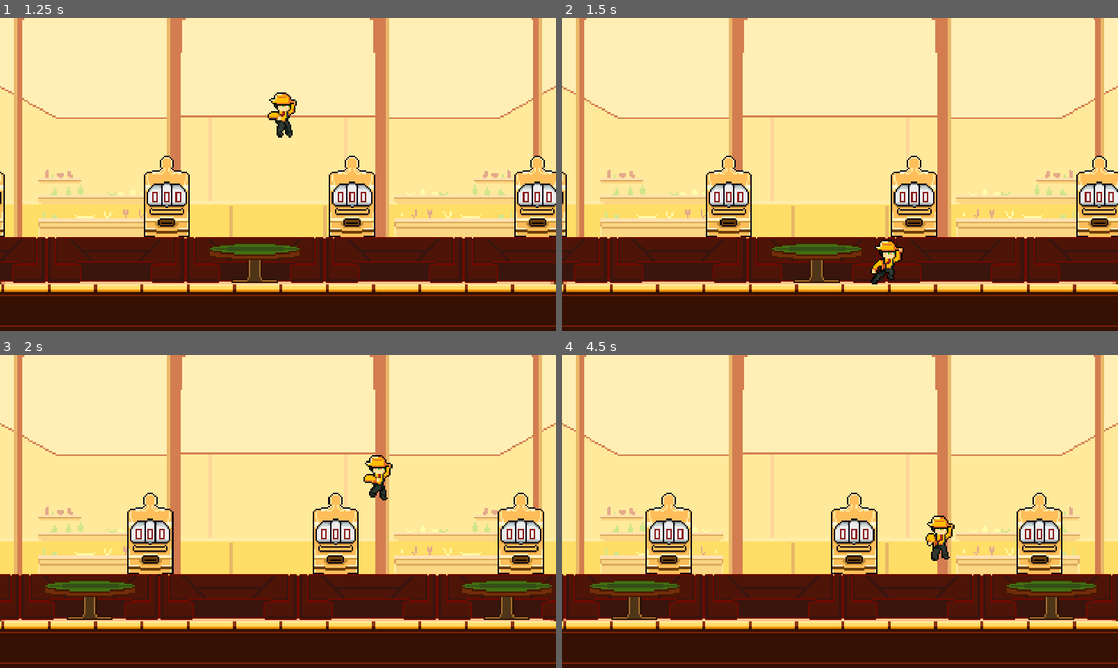
Above: before the commit, frames 1-4 (two rows, left to right).
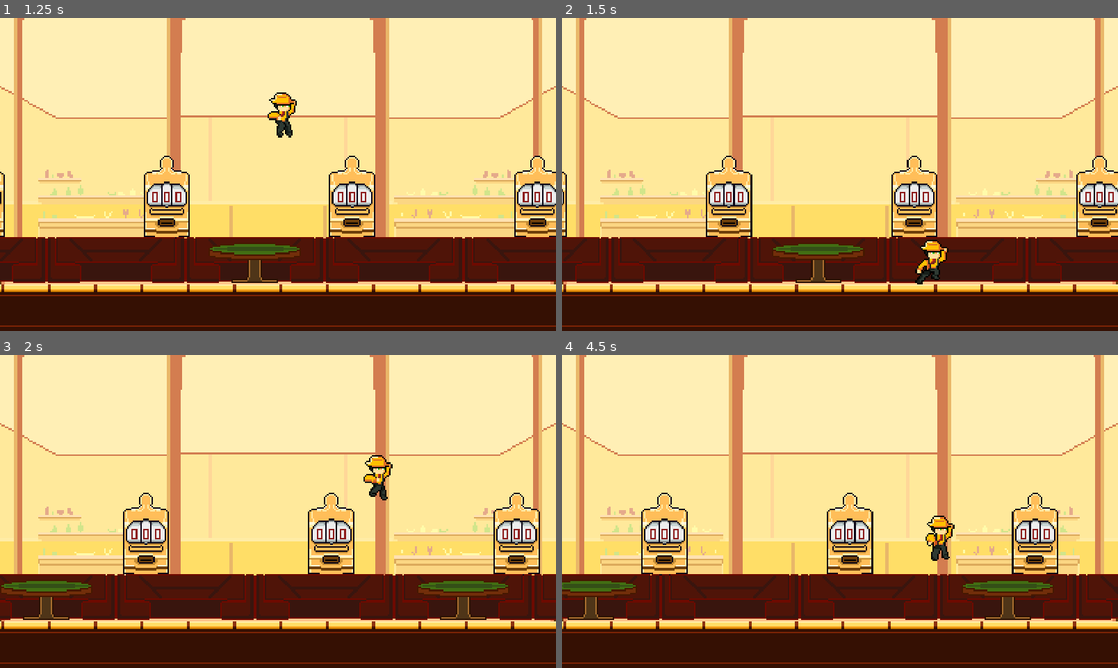
Above: after the commit, the same moments.

Repository: Ruilesser/GamePop
Game: Godot game, scene res://scenes/game/Start_Menu.tscn
Two runs of this game, one before a commit and one after it. Both use one fixed random seed, a clock stepped at 60 frames per second and the inputs below.
Inputs:
- Up to frame 1 (1.25 s): click "Play Game!" at 0.5 s
- Up to frame 2 (1.5 s): tap Enter (ui_accept) at 1.25 s; hold Right (ui_right) from 1.28 s (still down)
- Up to frame 3 (2 s): keep holding Right (ui_right); tap Enter (ui_accept) at 1.52 s
- Up to frame 4 (4.5 s): tap Enter (ui_accept) at 2.27, 3.77 s; release Right (ui_right) at 2.78 s; hold Left (ui_left) 2.78-3.53 s; hold Right (ui_right) from 3.53 s (still down)

Frame 1 is identical in both runs. In frame 2, 2.1% of the frame differs, in the area x 0-100%, y 44-86%; in frame 3, 7.3%, in the area x 0-100%, y 34-85%; in frame 4, 7.3%.

Commit message:
Fixed bug where sliding preserves vertical momentum. player can change directions in air.

Diff:
--- a/scenes/player/Player.gd
+++ b/scenes/player/Player.gd
@@ -7,7 +7,7 @@
 const DECEL_RATE = 15.0
 var direction : float
 enum {IDLE, RUN, JUMP, SKID, SLIDE}
-const SLIDING_SPEED = SPEED + 15
+const SLIDING_SPEED = SPEED + 50
 
 var movement_state: int = IDLE
 
@@ -48,27 +48,31 @@
 			velocity.x = move_toward(velocity.x,SLIDING_SPEED*-1,DECEL_RATE)
 		else:
 			velocity.x = move_toward(velocity.x,SLIDING_SPEED, DECEL_RATE)
+
+		if(not is_on_floor()):
+			# Add the gravity.
+			velocity += get_gravity() * delta
+
 		move_and_slide()
 		return
 
-	if is_on_floor():
-		# Get the input direction and handle the movement/deceleration.
-		direction = Input.get_axis("ui_left", "ui_right")
-		if direction: #move in the directionsdadwsa
-			if direction == 1:
-				%AnimatedSprite2D.flip_h = false
-			else:
-				%AnimatedSprite2D.flip_h = true
-			movement_state = RUN
-			velocity.x = SPEED * direction
-		else:#stop moving
-			if(velocity.x == 0):
-				movement_state = IDLE
-			else:
-				movement_state = SKID
-				velocity.x = move_toward(velocity.x, 0, DECEL_RATE) #move toward 0 while holding LEFT
+# Get the input direction and handle the movement/deceleration.
+	direction = Input.get_axis("ui_left", "ui_right")
+	if direction: #move in the directionsdadwsa
+		if direction == 1:
+			%AnimatedSprite2D.flip_h = false
+		else:
+			%AnimatedSprite2D.flip_h = true
+		movement_state = RUN
+		velocity.x = SPEED * direction
+	else:#stop moving
+		if(velocity.x == 0):
+			movement_state = IDLE
+		else:
+			movement_state = SKID
+			velocity.x = move_toward(velocity.x, 0, DECEL_RATE) #move toward 0 while holding LEFT
 
-	else:
+	if not is_on_floor():
 		movement_state = JUMP
 		# Add the gravity.
 		velocity += get_gravity() * delta
--- a/scenes/player/Player.tscn
+++ b/scenes/player/Player.tscn
@@ -236,4 +236,4 @@
 unique_name_in_owner = true
 position = Vector2(0, -1)
 sprite_frames = SubResource("SpriteFrames_lkk0i")
-animation = &"slide"
+animation = &"run"
